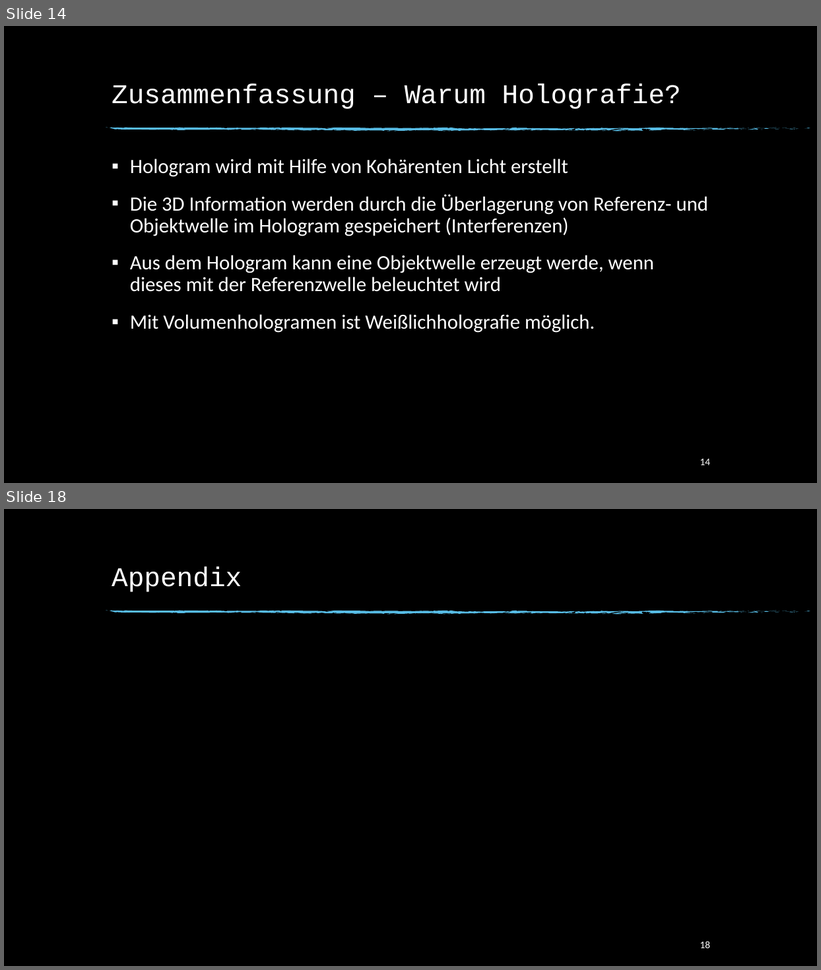
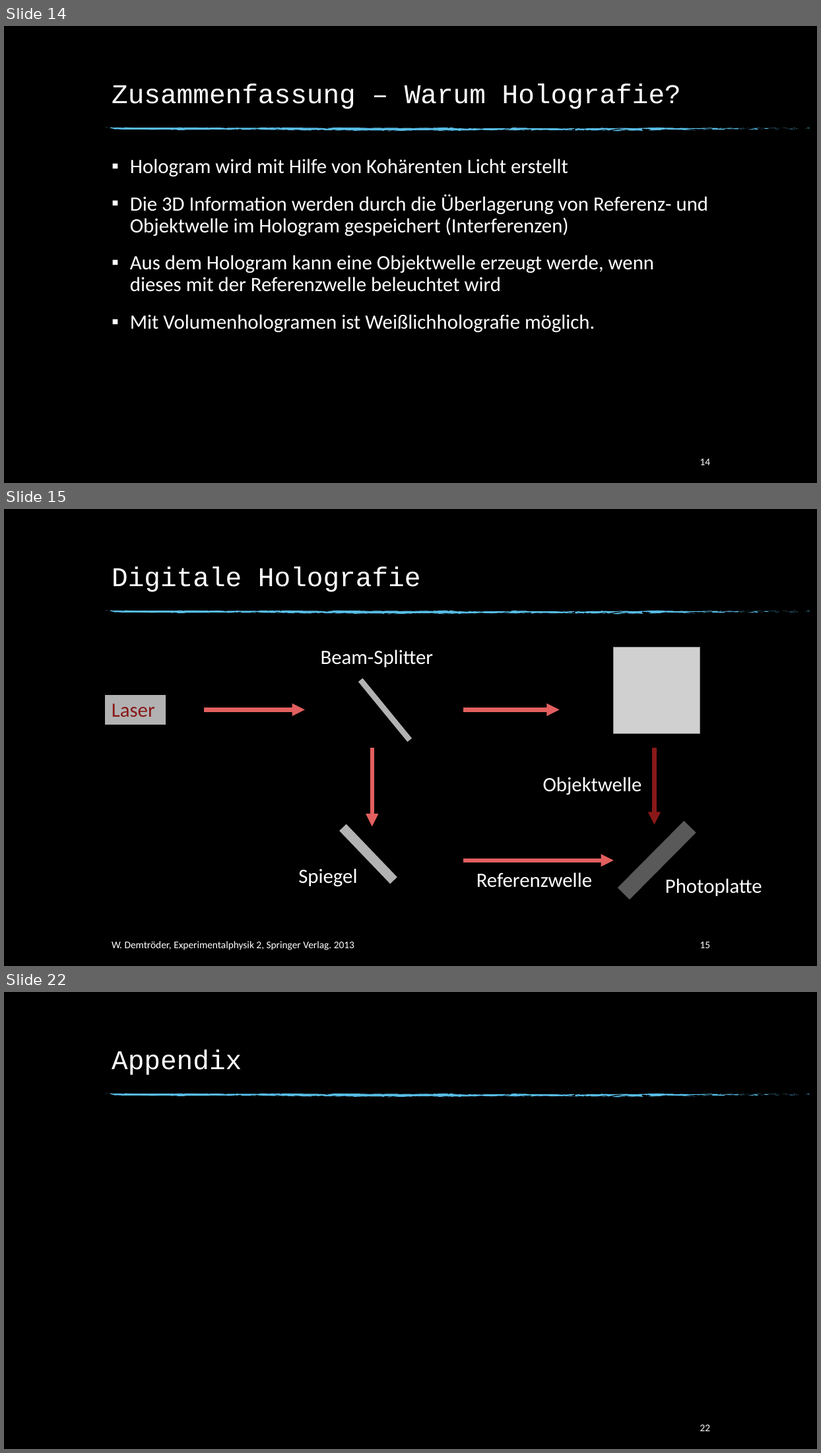
Before and after one commit to beckstev/presentations, a slide deck: holography/holography_presentation.pptx. Shown one above the other, each under a label of ours: slides 14 and 18 before the commit, slides 14, 15 and 22 after it; the slides between them are not shown. The pictures are 821x970 and 821x1453 pixels, drawn with LibreOffice and Linux fonts; fonts in the diff are those of the drawing; grey boxes stand for pictures; background and template pictures are left out. Boxes give left, top, right and bottom in pixels: in the first picture for what was removed or moved away, otherwise in the second. Text is boxed around its words. In the diff, an @@ line names an element or a change of style, - is before the commit and + after.

```diff
--- a/holography/holography_presentation.pptx
+++ b/holography/holography_presentation.pptx
@@ slide 15 added at (4, 509, 817, 966), background picture (left out); not listed: 74 template elements that a slide beside it also shows @@
@@ title added at (112, 566, 420, 592), 32 pt, text #FFFFFF @@
+Digitale Holografie
@@ text added at (321, 650, 434, 667), 24 pt, text #FFFFFF @@
+Beam-Splitter
@@ picture added at (613, 648, 700, 734) @@
@@ rectangle added at (359, 679, 411, 741), fill #B2B2B2, outline #B2B2B2 1 pt @@
@@ rectangle added at (105, 696, 165, 724), fill #B2B2B2, outline #B2B2B2 1 pt @@
@@ text added at (112, 704, 155, 717), 24 pt, text #891818 @@
+Laser
@@ arrow added from (204, 710) to (305, 710), #E35F5F 5 pt @@
@@ arrow added from (463, 710) to (560, 710), #E35F5F 5 pt @@
@@ arrow added from (372, 748) to (372, 827), #E35F5F 5 pt @@
@@ arrow added from (654, 748) to (654, 825), #891818 5 pt @@
@@ text added at (543, 777, 642, 795), 24 pt, text #FFFFFF @@
+Objektwelle
@@ rectangle added at (340, 825, 396, 884), fill #B2B2B2, outline #B2B2B2 1 pt @@
@@ rectangle added at (618, 822, 695, 899), fill #595959, outline #595959 1 pt @@
@@ arrow added from (463, 861) to (613, 861), #E35F5F 5 pt @@
@@ text added at (298, 869, 357, 887), 24 pt, text #FFFFFF @@
+Spiegel
@@ text added at (477, 873, 592, 888), 24 pt, text #FFFFFF @@
+Referenzwelle
@@ text added at (665, 879, 762, 896), 24 pt, text #FFFFFF @@
+Photoplatte
@@ text added at (112, 941, 354, 951), 12 pt, text #FFFFFF @@
+W. Demtröder, Experimentalphysik 2, Springer Verlag. 2013
@@ page number added at (700, 942, 711, 949), 12 pt, text #FFFFFF @@
+15
@@ what was slide 18 is now slide 22 @@
@@ page number at (700, 1425, 711, 1432): text changed @@
-18
+22
```
Also in this commit, not shown: 1 slide changed, 6 other slides added, 3 slides removed.
